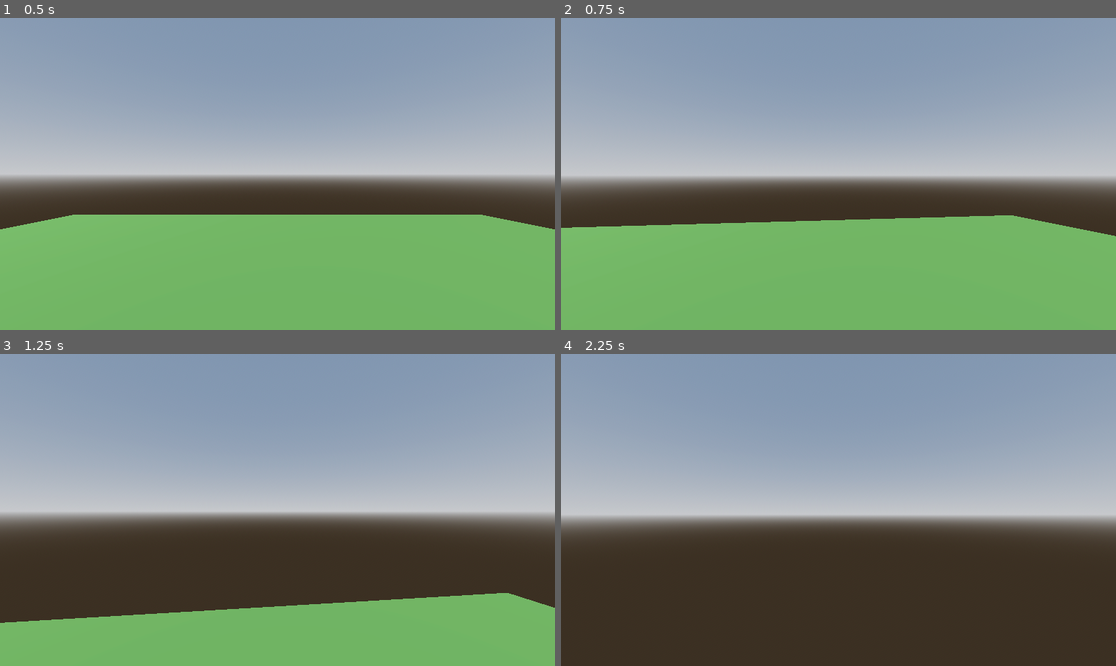
Above: before the commit, frames 1-4 (two rows, left to right).
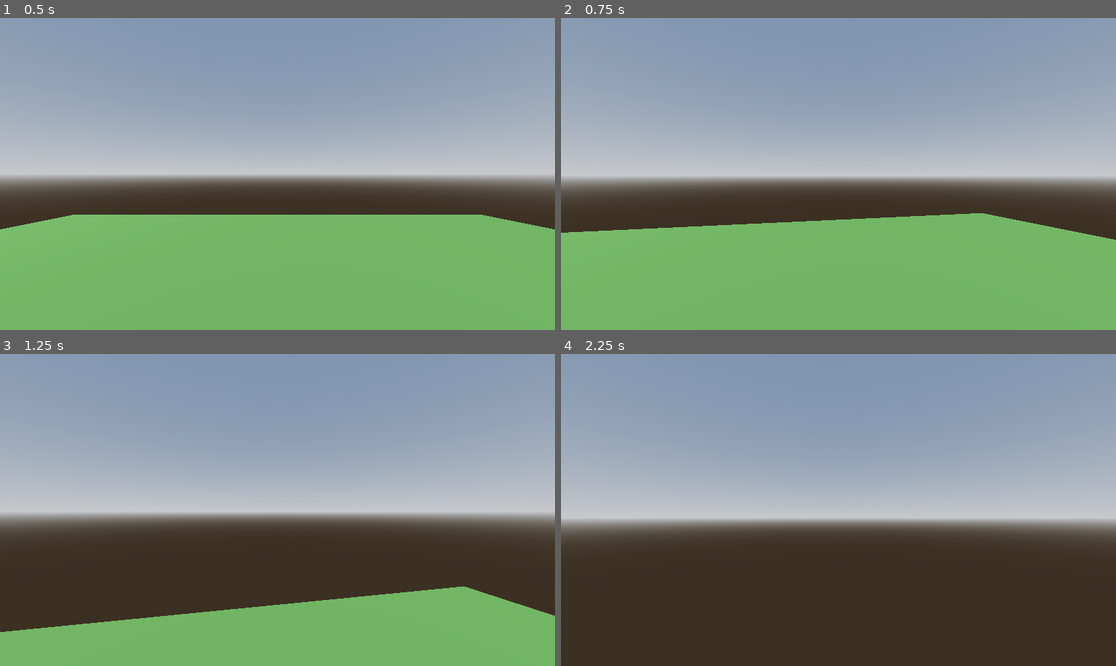
Above: after the commit, the same moments.

Repository: ZethT/Spring24Horror
Game: Godot game, scene res://Game.tscn
Same seed, same stepped clock (60 frames per second), same inputs: the game is played once before the commit and once after it.
Inputs (mouse positions are in pixels of both pictures, inside the frame that each line leads up to):
- Up to frame 1 (0.5 s): no input
- Up to frame 2 (0.75 s): tap Enter at 0.5 s; move the mouse to (866, 174) at 0.52 s; hold W (forward) from 0.53 s (still down); hold E (interact) from 0.53 s (still down)
- Up to frame 3 (1.25 s): keep holding W (forward); keep holding E (interact); tap Space (jump) at 0.77 s
- Up to frame 4 (2.25 s): keep holding W (forward); move the mouse to (810, 510) at 1.27 s; release E (interact) at 1.28 s; tap E (interact) at 1.35 s; tap Space (jump) at 1.52 s; move the mouse to (849, 503) at 2.02 s; hold E (interact) from 2.03 s (still down)

Frame 1 is identical in both runs. In frame 2, 0.8% of the frame differs, in the area x 0-100%, y 62-72%; in frame 3, 1.5%; in frame 4, 3.0%, in the area x 0-100%, y 51-56%.

Commit message:
scene changing v0.5
Added demo scene changing. Currently you can approach a flagpole to go from a green rectangle to a grey rectangle! These are two different scenes ("home" and "school") that get added and deleted as a child to a "game" scene. The time and day are stored as variables in an autoloaded script "stats"

Diff:
--- a/Echoes of Fear/Environments/Home.gd
+++ b/Echoes of Fear/Environments/Home.gd
@@ -12,5 +12,5 @@
 
 
 func _on_area_3d_body_entered(body):
-	if body.get_name() == "Elena" and Stats.time == 1:
-		Stats.time = 2
+	if body.get_name() == "Elena" and Stats.time == 0:
+		self.get_parent().next_scene()
--- a/Echoes of Fear/Environments/School.tscn
+++ b/Echoes of Fear/Environments/School.tscn
@@ -1,3 +1,25 @@
-[gd_scene format=3 uid="uid://ccu351y3rnhy"]
+[gd_scene load_steps=4 format=3 uid="uid://ccu351y3rnhy"]
+
+[sub_resource type="BoxShape3D" id="BoxShape3D_el4fl"]
+size = Vector3(20, 0.5, 20)
+
+[sub_resource type="StandardMaterial3D" id="StandardMaterial3D_76kde"]
+albedo_color = Color(0.388235, 0.431373, 0.556863, 1)
+
+[sub_resource type="BoxMesh" id="BoxMesh_t4fkk"]
+material = SubResource("StandardMaterial3D_76kde")
+size = Vector3(20, 0.5, 20)
 
 [node name="School" type="Node3D"]
+
+[node name="Terrain" type="Node3D" parent="."]
+
+[node name="StaticBody3D" type="StaticBody3D" parent="Terrain"]
+transform = Transform3D(1, 0, 0, 0, 1, 0, 0, 0, 1, 0, -0.25, 0)
+collision_mask = 15
+
+[node name="CollisionShape3D" type="CollisionShape3D" parent="Terrain/StaticBody3D"]
+shape = SubResource("BoxShape3D_el4fl")
+
+[node name="MeshInstance3D" type="MeshInstance3D" parent="Terrain/StaticBody3D"]
+mesh = SubResource("BoxMesh_t4fkk")
--- a/Echoes of Fear/Game.gd
+++ b/Echoes of Fear/Game.gd
@@ -3,11 +3,28 @@
 @export var home : PackedScene
 @export var school : PackedScene
 
+var current_scene
+
 # Called when the node enters the scene tree for the first time.
 func _ready():
-	pass # Replace with function body.
+	current_scene = home.instantiate()
+	add_child(current_scene)
 
 
 # Called every frame. 'delta' is the elapsed time since the previous frame.
 func _process(delta):
 	pass
+
+func next_scene():
+	print("check!")
+	Stats.time += 1
+	if Stats.time == 3:
+		Stats.time = 0
+		Stats.day += 1
+	current_scene.queue_free()
+	remove_child(current_scene)
+	if Stats.time == 1:
+		current_scene = school.instantiate()
+	else:
+		current_scene = home.instantiate()
+	add_child(current_scene)
--- a/Echoes of Fear/Game.tscn
+++ b/Echoes of Fear/Game.tscn
@@ -32,5 +32,3 @@
 
 [node name="Elena" parent="." instance=ExtResource("1_ctpqe")]
 transform = Transform3D(1, 0, 0, 0, 1, 0, 0, 0, 1, 0, 1.12068, 0)
-
-[node name="Home" parent="." instance=ExtResource("2_gi724")]
--- a/Echoes of Fear/project.godot
+++ b/Echoes of Fear/project.godot
@@ -17,7 +17,13 @@
 
 [autoload]
 
+Tasks="*res://tasks.gd"
 Stats="*res://stats.gd"
+
+[display]
+
+window/size/viewport_width=1920
+window/size/viewport_height=1080
 
 [input]
 
--- a/Echoes of Fear/stats.gd
+++ b/Echoes of Fear/stats.gd
@@ -5,5 +5,5 @@
 
 # Called when the node enters the scene tree for the first time.
 func _ready():
-	day = 1
-	time = 1
+	day = 0
+	time = 0
Not shown: 1 places in Echoes of Fear/Environments/Home.tscn that only renumber resources
Not shown: 1 places in Echoes of Fear/Game.tscn that only renumber resources
Not shown, changed: .DS_Store
Not shown, added: Echoes of Fear/.DS_Store
